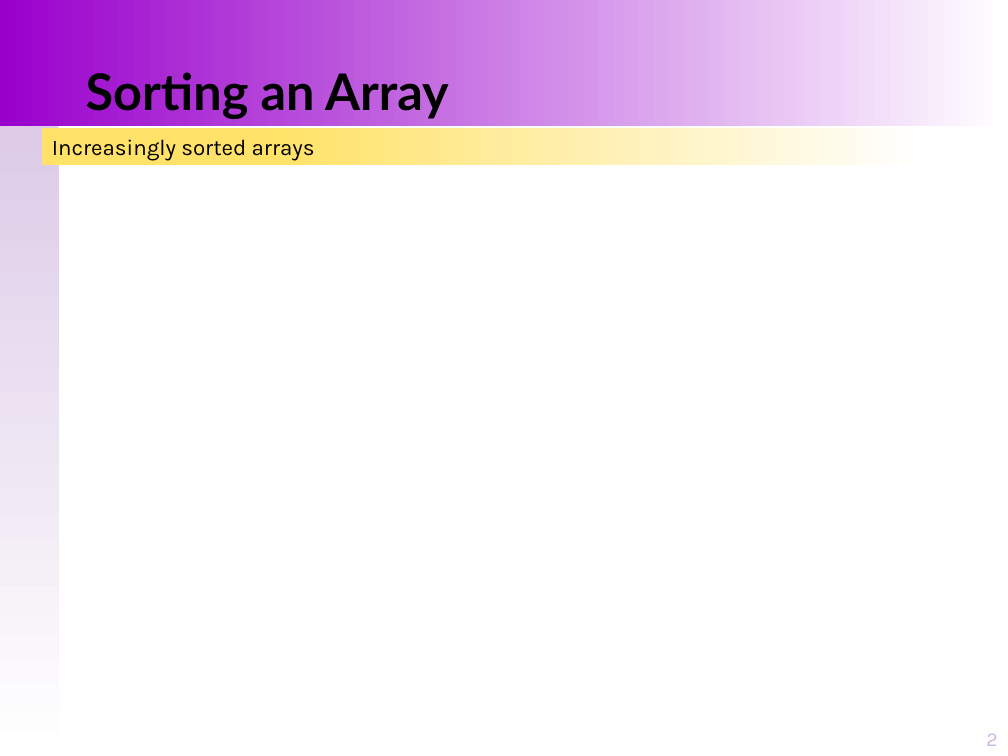
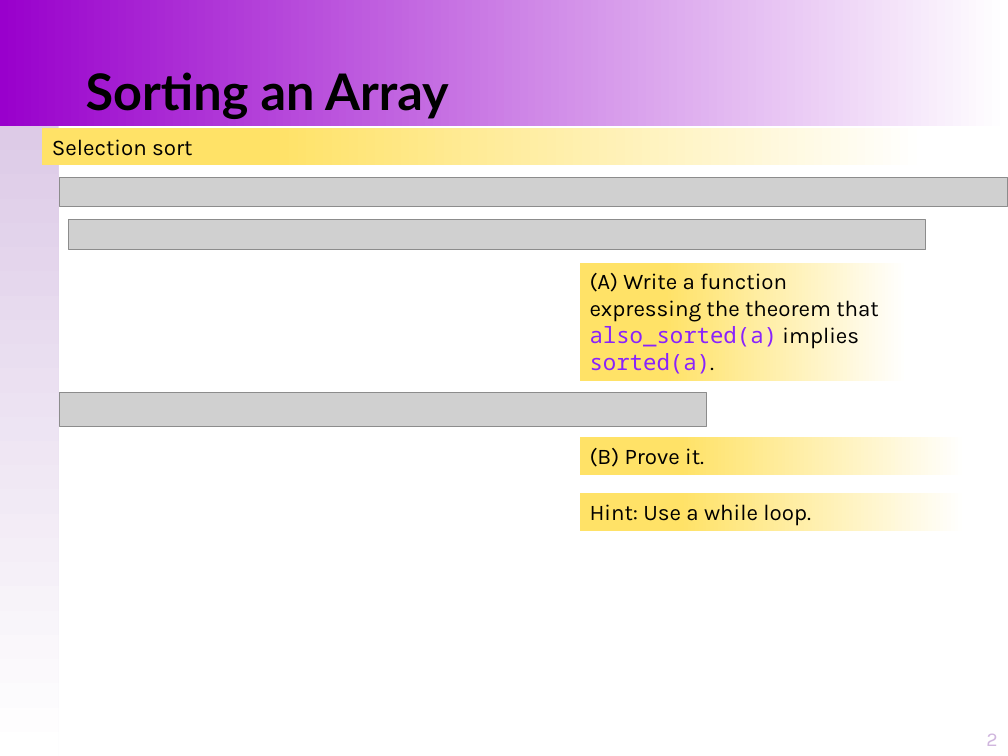
Before and after one commit to santoslab/stress24, a slide deck: slide 2 of slides/M-02-03-Exercise-Sorting.pptx. Drawn at 1008x756 pixels with LibreOffice and Linux fonts; fonts in the diff are those of the drawing; grey boxes stand for pictures. Boxes give left, top, right and bottom in pixels: in the first picture for what was removed or moved away, otherwise in the second. Text is boxed around its words. In the diff, an @@ line names an element or a change of style, - is before the commit and + after.

```diff
--- a/slides/M-02-03-Exercise-Sorting.pptx
+++ b/slides/M-02-03-Exercise-Sorting.pptx
@@ text in rectangle at (52, 139, 192, 156): text changed @@
-Increasingly sorted arrays
+Selection sort
@@ picture added at (59, 177, 1008, 207) @@
@@ picture added at (69, 220, 925, 250) @@
@@ rectangle added at (580, 263, 907, 382), fill gradient #FFFFFF to #FFE267, 16 pt, text #000000 @@
+(A) Write a function expressing the theorem that also_sorted(a) implies sorted(a).
@@ picture added at (59, 393, 706, 426) @@
@@ rectangle added at (580, 437, 966, 475), fill gradient #FFFFFF to #FFE267, 16 pt, text #000000 @@
+(B) Prove it.
@@ rectangle added at (580, 494, 966, 531), fill gradient #FFFFFF to #FFE267, 16 pt, text #000000 @@
+Hint: Use a while loop.
```
Also in this commit, not shown: 1 other slide changed, 1 slide added, 6 other files.
